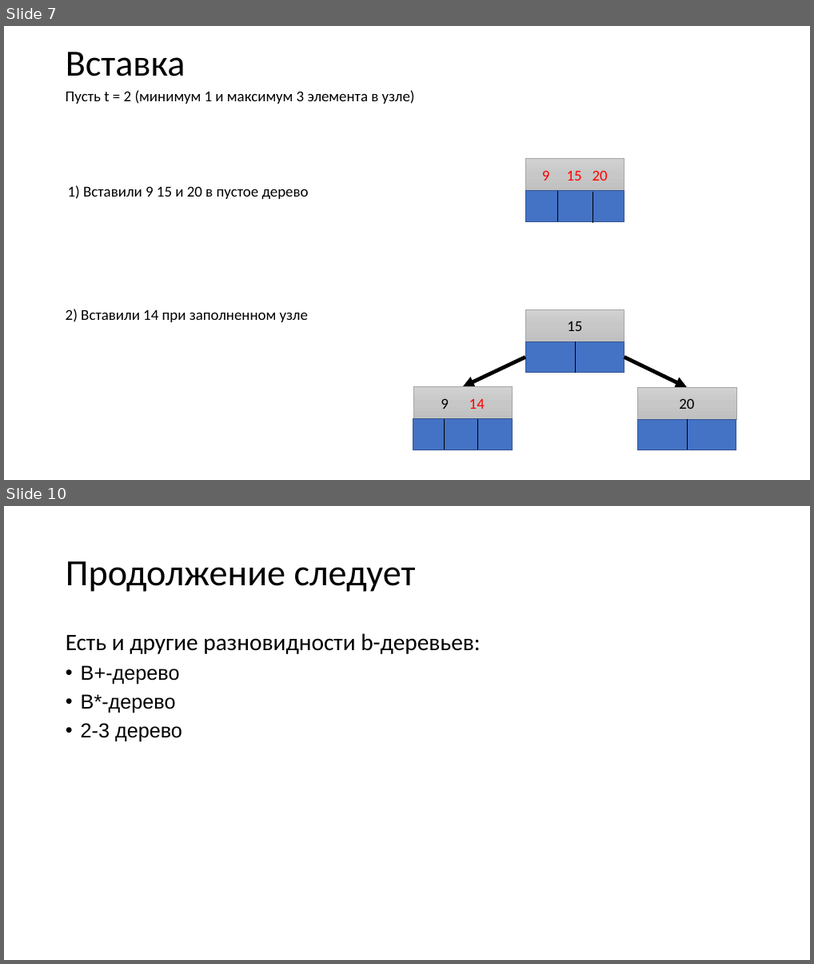
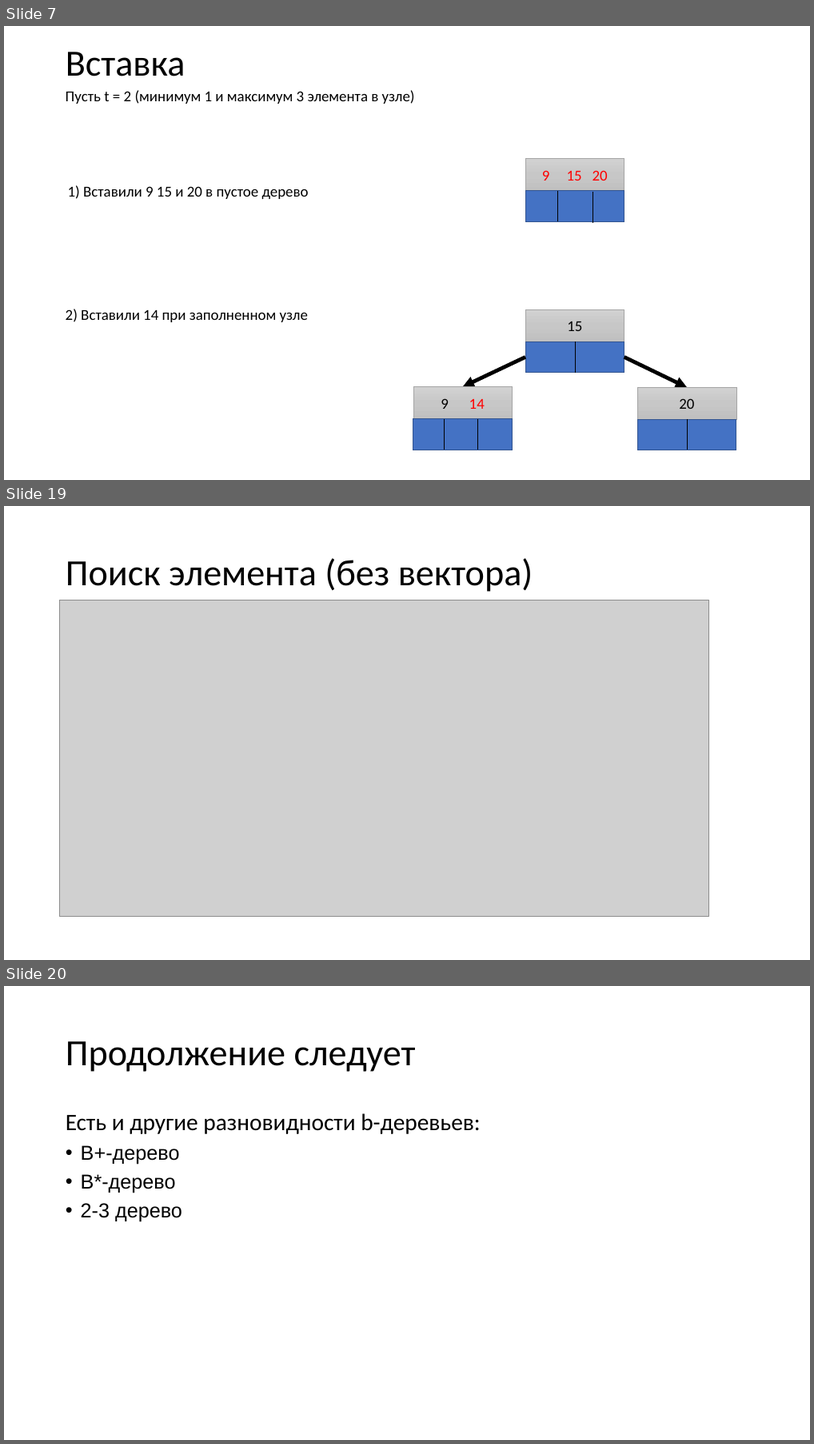
Before and after one commit to IluhaZaz/B_Tree, a slide deck: b_tree.pptx. Shown one above the other, each under a label of ours: slides 7 and 10 before the commit, slides 7, 19 and 20 after it; the slides between them are not shown. The pictures are 814x964 and 814x1444 pixels, drawn with LibreOffice and Linux fonts; fonts in the diff are those of the drawing; grey boxes stand for pictures. Boxes give left, top, right and bottom in pixels: in the first picture for what was removed or moved away, otherwise in the second. Text is boxed around its words. In the diff, an @@ line names an element or a change of style, - is before the commit and + after.

```diff
--- a/b_tree.pptx
+++ b/b_tree.pptx
@@ slide 19 added at [4, 506, 810, 960], background #FFFFFF @@
@@ title added at [66, 558, 534, 592], 44 pt, text #000000 @@
+Поиск элемента (без вектора)
@@ picture added at [60, 600, 710, 916] @@
@@ what was slide 10 is now slide 20 @@
```
Also in this commit, not shown: 2 slides changed, 10 other slides added, 1 slide removed.
